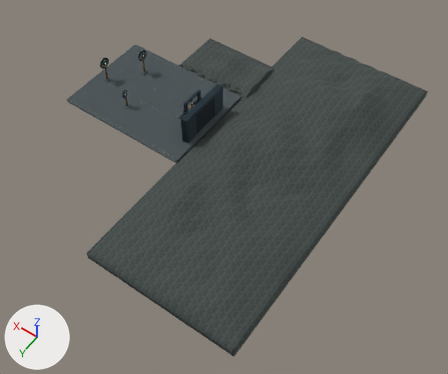
Two versions of the glTF model public/assets/environment.glb, one commit apart.
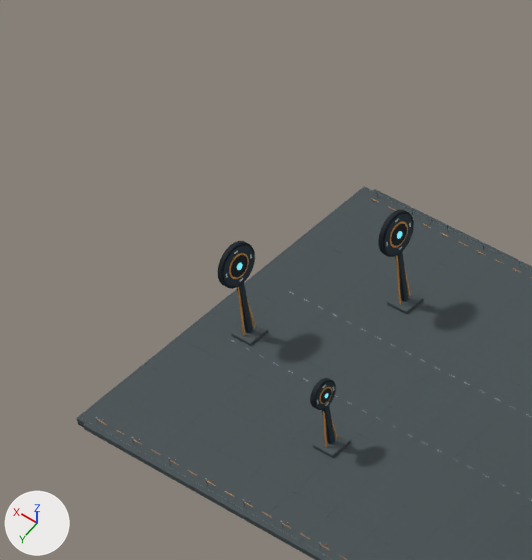
The first picture shows the older version from a 50 mm camera at (-1103.0, 1129.0, 1498.0) aimed at (-356.0, 83.0, -145.0). The close-ups show the older and then the newer version on the part from 11% to 39% of the width and 0% to 36% of the height of that picture. Only the edits that show in the close-ups are written down. The axes (+X, +Y, +Z) are drawn at lower left. The lights are the same throughout. Where no turn or scale is listed for an object, it has been applied to the vertices.

In view in the first close-up: 'Batch_Joint_Deck_0_0', 'Batch_Joint_Target01_0_28', 'Batch_Joint_Target01_1_31', 'Batch_Joint_Target01_2_30', 'Batch_Joint_Target01_3_33', 'Batch_Joint_Target01_4_29', 'Batch_Joint_Target02_0_34', 'Batch_Joint_Target02_1_37', 'Batch_Joint_Target02_2_36', 'Batch_Joint_Target02_3_39', 'Batch_Joint_Target02_4_35', 'Batch_Joint_Target02_6_38', 'Batch_Joint_Target03_0_40', 'Batch_Joint_Target03_1_43', 'Batch_Joint_Target03_2_42', 'Batch_Joint_Target03_4_41' and 4 more.
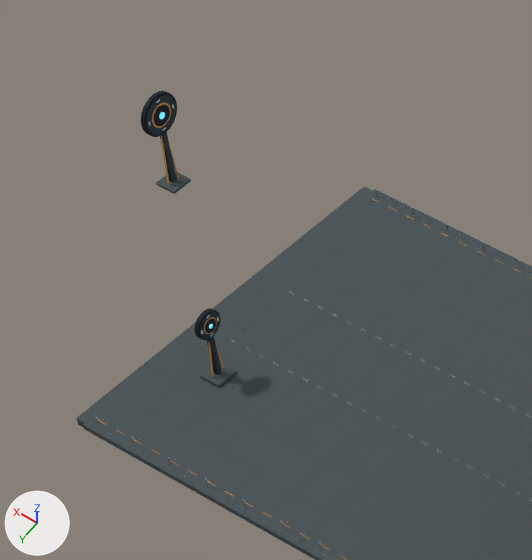
Changed parts and their boxes (x1, y1, x2, y2) in the close-ups (532 x 560 px):
```json
{"object": "Batch_Joint_Target02_4_35", "change": "moved", "before": [384, 214, 413, 302], "after": [146, 95, 177, 183]}
{"object": "Batch_Joint_Target02_1_37", "change": "moved", "before": [378, 209, 414, 257], "after": [141, 91, 177, 137]}
{"object": "Batch_Joint_Target01_4_29", "change": "moved", "before": [315, 382, 335, 445], "after": [199, 312, 222, 375]}
{"object": "Batch_Joint_Target01_0_28", "change": "moved", "before": [313, 433, 351, 458], "after": [199, 363, 237, 388]}
{"object": "Batch_Joint_Target03_4_41", "change": "moved", "before": [223, 245, 254, 333], "on screen": "not visible afterwards"}
{"object": "Batch_Joint_Target02_0_34", "change": "moved", "before": [387, 292, 423, 314], "after": [156, 171, 191, 194]}
{"object": "Batch_Joint_Target03_1_43", "change": "moved", "before": [217, 241, 255, 289], "on screen": "not visible afterwards"}
{"object": "Batch_Joint_Target01_1_31", "change": "moved", "before": [310, 378, 336, 410], "after": [195, 308, 221, 340]}
{"object": "Batch_Joint_Target02_2_36", "change": "moved", "before": [390, 221, 411, 304], "after": [152, 102, 179, 185]}
{"object": "Batch_Joint_Target03_0_40", "change": "moved", "before": [231, 321, 268, 346], "on screen": "not visible afterwards"}
{"object": "Batch_Joint_Target01_2_30", "change": "moved", "before": [319, 387, 337, 447], "after": [204, 317, 224, 378]}
{"object": "Batch_Joint_Target03_2_42", "change": "moved", "before": [229, 253, 255, 336], "on screen": "not visible afterwards"}
{"object": "Batch_Joint_Target02_6_38", "change": "moved", "before": [397, 231, 402, 239], "after": [159, 112, 165, 119]}
{"object": "Batch_Joint_Target01_3_33", "change": "moved", "before": [317, 385, 334, 406], "after": [201, 315, 219, 336]}
{"object": "Batch_Joint_Target02_3_39", "change": "moved", "before": [386, 219, 411, 250], "after": [149, 100, 174, 130]}
```

Scene script edits in JSON lines:
```json
{"op": "set", "path": "ob_batch_joint_target01_0_28.location", "old": "(50.0, 82.0, 0.0)", "new": "(180.0, 75.0, 0.0)"}
{"op": "set", "path": "ob_batch_joint_target01_4_29.location", "old": "(50.0, 82.0, 0.0)", "new": "(180.0, 75.0, 0.0)"}
{"op": "set", "path": "ob_batch_joint_target01_2_30.location", "old": "(50.0, 82.0, 0.0)", "new": "(180.0, 75.0, 0.0)"}
{"op": "set", "path": "ob_batch_joint_target01_1_31.location", "old": "(50.0, 82.0, 0.0)", "new": "(180.0, 75.0, 0.0)"}
{"op": "set", "path": "ob_batch_joint_target01_3_33.location", "old": "(50.0, 82.0, 0.0)", "new": "(180.0, 75.0, 0.0)"}
{"op": "set", "path": "ob_batch_joint_target02_0_34.location", "old": "(112.0, -84.0, 0.0)", "new": "(380.0, -85.0, 0.0)"}
{"op": "set", "path": "ob_batch_joint_target02_4_35.location", "old": "(112.0, -84.0, 0.0)", "new": "(380.0, -85.0, 0.0)"}
{"op": "set", "path": "ob_batch_joint_target02_2_36.location", "old": "(112.0, -84.0, 0.0)", "new": "(380.0, -85.0, 0.0)"}
{"op": "set", "path": "ob_batch_joint_target02_1_37.location", "old": "(112.0, -84.0, 0.0)", "new": "(380.0, -85.0, 0.0)"}
{"op": "set", "path": "ob_batch_joint_target02_6_38.location", "old": "(112.0, -84.0, 0.0)", "new": "(380.0, -85.0, 0.0)"}
{"op": "set", "path": "ob_batch_joint_target02_3_39.location", "old": "(112.0, -84.0, 0.0)", "new": "(380.0, -85.0, 0.0)"}
{"op": "set", "path": "ob_batch_joint_target03_0_40.location", "old": "(193.0, 22.0, 0.0)", "new": "(580.0, 25.0, 0.0)"}
{"op": "set", "path": "ob_batch_joint_target03_4_41.location", "old": "(193.0, 22.0, 0.0)", "new": "(580.0, 25.0, 0.0)"}
{"op": "set", "path": "ob_batch_joint_target03_2_42.location", "old": "(193.0, 22.0, 0.0)", "new": "(580.0, 25.0, 0.0)"}
{"op": "set", "path": "ob_batch_joint_target03_1_43.location", "old": "(193.0, 22.0, 0.0)", "new": "(580.0, 25.0, 0.0)"}
```
